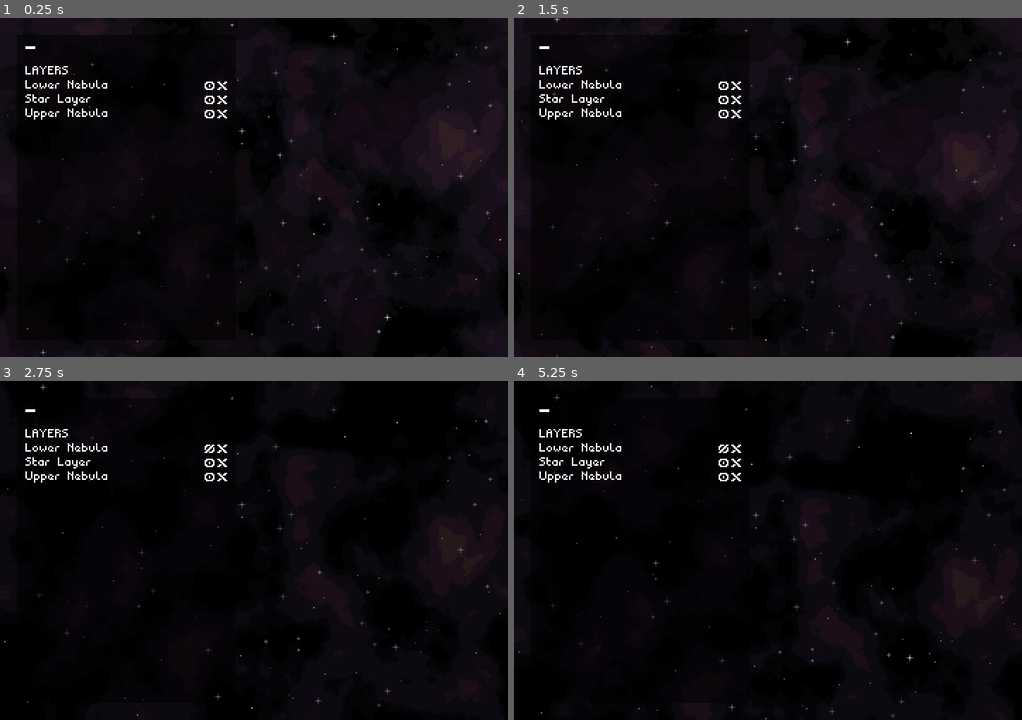
Above: before the commit, frames 1-4 (two rows, left to right).
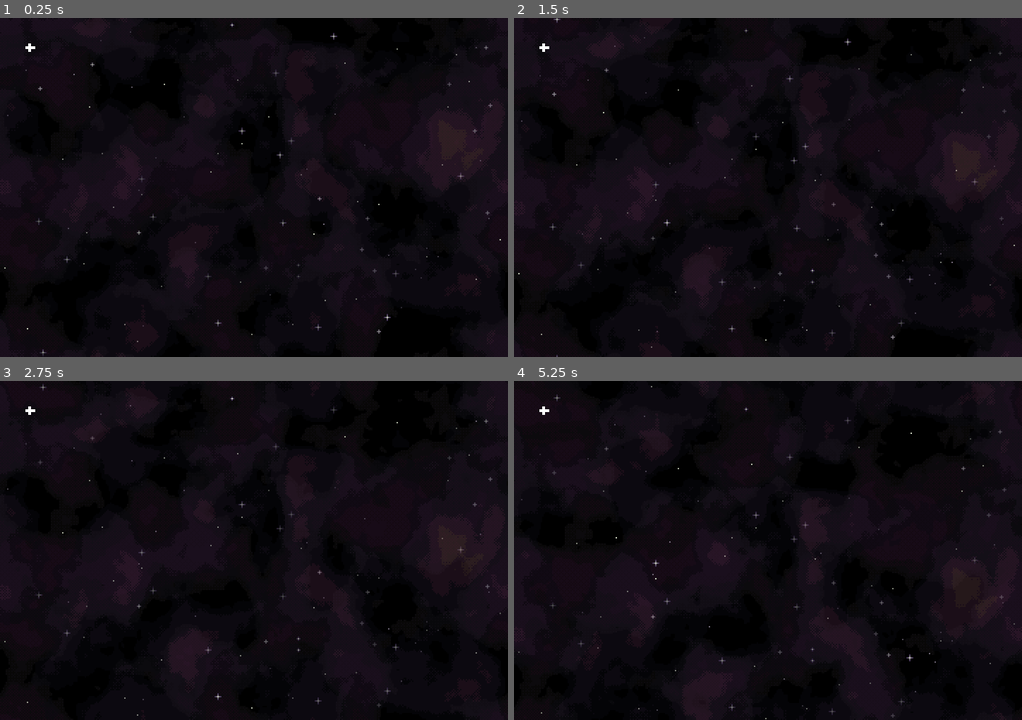
Above: after the commit, the same moments.

Repository: NotJamGames/SpaceGenerator
Game: Godot game, scene res://SpaceGenerator/space_generator.tscn
The game is run twice, just before and just after one commit, with the same random seed, the same clock (stepped at 60 frames per second) and the same inputs.
Inputs (mouse positions are in pixels of both pictures, inside the frame that each line leads up to):
- Up to frame 1 (0.25 s): no input
- Up to frame 2 (1.5 s): click (539, 45) at 0.52 s; click (544, 48) at 1.27 s
- Up to frame 3 (2.75 s): click (208, 448) at 2.02 s
- Up to frame 4 (5.25 s): click (722, 448) at 2.77 s; click (539, 408) at 3.52 s; click (544, 411) at 4.27 s; click (722, 448) at 5.02 s

The runs differ from the first frame. In frame 1, 0.7% of the frame differs, in the area x 5-45%, y 6-92%; in frame 2, 0.7%; in frame 3, 1.7%, in the area x 5-47%, y 5-95%; in frame 4, 1.4%.

Commit message:
Fixed toggle panel, pointing hand cursor over buttons

Diff:
--- a/SpaceGenerator/space_generator.tscn
+++ b/SpaceGenerator/space_generator.tscn
@@ -51,13 +51,13 @@
 
 [node name="UIManager" parent="." instance=ExtResource("5_q4bfc")]
 
-[node name="NebulaLayerBelow" parent="UIManager/MainUIHBox/LeftPanel/LeftPanelExpanded/LayersScrollContainer/LayersVBox" index="3" node_paths=PackedStringArray("matched_layer")]
+[node name="NebulaLayerBelow" parent="UIManager/MainUIHBox/LeftPanel/LeftPanelExpanded/LayersScrollContainer/LayersVBox" index="2" node_paths=PackedStringArray("matched_layer")]
 matched_layer = NodePath("../../../../../../../LowerNebula")
 
-[node name="StarLayer" parent="UIManager/MainUIHBox/LeftPanel/LeftPanelExpanded/LayersScrollContainer/LayersVBox" index="4" node_paths=PackedStringArray("matched_layer")]
+[node name="StarLayer" parent="UIManager/MainUIHBox/LeftPanel/LeftPanelExpanded/LayersScrollContainer/LayersVBox" index="3" node_paths=PackedStringArray("matched_layer")]
 matched_layer = NodePath("../../../../../../../StarGenerator")
 
-[node name="NebulaLayerAbove" parent="UIManager/MainUIHBox/LeftPanel/LeftPanelExpanded/LayersScrollContainer/LayersVBox" index="5" node_paths=PackedStringArray("matched_layer")]
+[node name="NebulaLayerAbove" parent="UIManager/MainUIHBox/LeftPanel/LeftPanelExpanded/LayersScrollContainer/LayersVBox" index="4" node_paths=PackedStringArray("matched_layer")]
 matched_layer = NodePath("../../../../../../../UpperNebula")
 
 [editable path="UIManager"]
--- a/UI/layer_control.tscn
+++ b/UI/layer_control.tscn
@@ -25,6 +25,7 @@
 custom_minimum_size = Vector2(14, 12)
 layout_mode = 2
 size_flags_vertical = 4
+mouse_default_cursor_shape = 2
 toggle_mode = true
 texture_normal = ExtResource("1_dvjv0")
 texture_pressed = ExtResource("2_qdsd4")
@@ -34,6 +35,7 @@
 custom_minimum_size = Vector2(14, 12)
 layout_mode = 2
 size_flags_vertical = 4
+mouse_default_cursor_shape = 2
 texture_normal = ExtResource("3_bqmrg")
 texture_pressed = ExtResource("3_bqmrg")
 texture_hover = ExtResource("3_bqmrg")
--- a/UI/ui_manager.gd
+++ b/UI/ui_manager.gd
@@ -1,7 +1,7 @@
 extends Control
 
 
-@export var left_panel : Array[PanelContainer]
+@export var left_panel : PanelContainer
 
 @export var delete_layer_dialogue : ColorRect
 @export var delete_layer_dialogue_label : Label
@@ -10,15 +10,13 @@
 var queued_deletions : Array = []
 
 
-func toggle_panel(panel_ref : String) -> void:
-	print("h")
-	var panels : Array[PanelContainer] = get(panel_ref)
-	if panels == null:
+func toggle_panel(new_state : bool, panel_ref : String) -> void:
+	var panel : PanelContainer = get(panel_ref) as PanelContainer
+	if panel == null:
 		push_error("Error: panel %s not found" % panel_ref)
 		return
 
-	for panel : PanelContainer in panels:
-		panel.visible = !panel.visible
+	panel.visible = new_state
 
 
 func create_layer() -> void:
--- a/UI/ui_manager.tscn
+++ b/UI/ui_manager.tscn
@@ -15,7 +15,7 @@
 grow_vertical = 2
 theme = ExtResource("1_hx1bx")
 script = ExtResource("2_4wugv")
-left_panel = [NodePath("MainUIHBox/LeftPanel/LeftPanelExpanded"), NodePath("MainUIHBox/LeftPanel/LayersExpandPanel")]
+left_panel = NodePath("MainUIHBox/LeftPanel/LeftPanelExpanded")
 delete_layer_dialogue = NodePath("DeleteLayerDialogue")
 delete_layer_dialogue_label = NodePath("DeleteLayerDialogue/PanelContainer/VBoxContainer/Label")
 
@@ -33,24 +33,8 @@
 layout_mode = 2
 size_flags_horizontal = 3
 
-[node name="LayersExpandPanel" type="PanelContainer" parent="MainUIHBox/LeftPanel"]
+[node name="LeftPanelExpanded" type="PanelContainer" parent="MainUIHBox/LeftPanel"]
 visible = false
-layout_mode = 2
-size_flags_horizontal = 0
-size_flags_vertical = 0
-
-[node name="LayersExpandVBox" type="VBoxContainer" parent="MainUIHBox/LeftPanel/LayersExpandPanel"]
-layout_mode = 2
-
-[node name="LayersExpandButton" type="TextureRect" parent="MainUIHBox/LeftPanel/LayersExpandPanel/LayersExpandVBox"]
-custom_minimum_size = Vector2(14, 12)
-layout_mode = 2
-size_flags_horizontal = 0
-size_flags_vertical = 0
-texture = ExtResource("2_icj5e")
-stretch_mode = 4
-
-[node name="LeftPanelExpanded" type="PanelContainer" parent="MainUIHBox/LeftPanel"]
 layout_mode = 2
 size_flags_vertical = 3
 
@@ -61,16 +45,10 @@
 layout_mode = 2
 size_flags_horizontal = 3
 
-[node name="LayersHideButton" type="TextureRect" parent="MainUIHBox/LeftPanel/LeftPanelExpanded/LayersScrollContainer/LayersVBox"]
-custom_minimum_size = Vector2(14, 12)
-layout_mode = 2
-size_flags_horizontal = 0
-size_flags_vertical = 0
-texture = ExtResource("4_o5whv")
-stretch_mode = 4
-
 [node name="HSeparator" type="HSeparator" parent="MainUIHBox/LeftPanel/LeftPanelExpanded/LayersScrollContainer/LayersVBox"]
 layout_mode = 2
+mouse_filter = 2
+theme_override_constants/separation = 24
 
 [node name="LayersTitle" type="Label" parent="MainUIHBox/LeftPanel/LeftPanelExpanded/LayersScrollContainer/LayersVBox"]
 layout_mode = 2
@@ -94,11 +72,16 @@
 [node name="LineEdit" parent="MainUIHBox/LeftPanel/LeftPanelExpanded/LayersScrollContainer/LayersVBox/NebulaLayerAbove" index="0"]
 text = "Upper Nebula"
 
-[node name="TextureButton" type="TextureButton" parent="MainUIHBox/LeftPanel"]
-custom_minimum_size = Vector2(38, 36)
+[node name="Button" type="TextureButton" parent="MainUIHBox/LeftPanel"]
+custom_minimum_size = Vector2(26, 24)
 layout_mode = 2
 size_flags_horizontal = 0
 size_flags_vertical = 0
+mouse_default_cursor_shape = 2
+toggle_mode = true
+texture_normal = ExtResource("2_icj5e")
+texture_pressed = ExtResource("4_o5whv")
+stretch_mode = 5
 
 [node name="RightPanel" type="MarginContainer" parent="MainUIHBox"]
 layout_mode = 2
@@ -152,6 +135,7 @@
 [connection signal="request_deletion" from="MainUIHBox/LeftPanel/LeftPanelExpanded/LayersScrollContainer/LayersVBox/NebulaLayerBelow" to="." method="query_delete_layer"]
 [connection signal="request_deletion" from="MainUIHBox/LeftPanel/LeftPanelExpanded/LayersScrollContainer/LayersVBox/StarLayer" to="." method="query_delete_layer"]
 [connection signal="request_deletion" from="MainUIHBox/LeftPanel/LeftPanelExpanded/LayersScrollContainer/LayersVBox/NebulaLayerAbove" to="." method="query_delete_layer"]
+[connection signal="toggled" from="MainUIHBox/LeftPanel/Button" to="." method="toggle_panel" binds= ["left_panel"]]
 [connection signal="pressed" from="DeleteLayerDialogue/PanelContainer/VBoxContainer/HBoxContainer/OK" to="." method="confirm_delete_layer"]
 [connection signal="pressed" from="DeleteLayerDialogue/PanelContainer/VBoxContainer/HBoxContainer/Cancel" to="." method="cancel_delete_layer"]
 
Not shown: 2 places in GeneratorLayers/NebulaLayer/nebula_layer.tscn that only renumber resources
Binary file changed: UI/Icons/minus_icon.png
Binary file changed: UI/Icons/plus_icon.png
